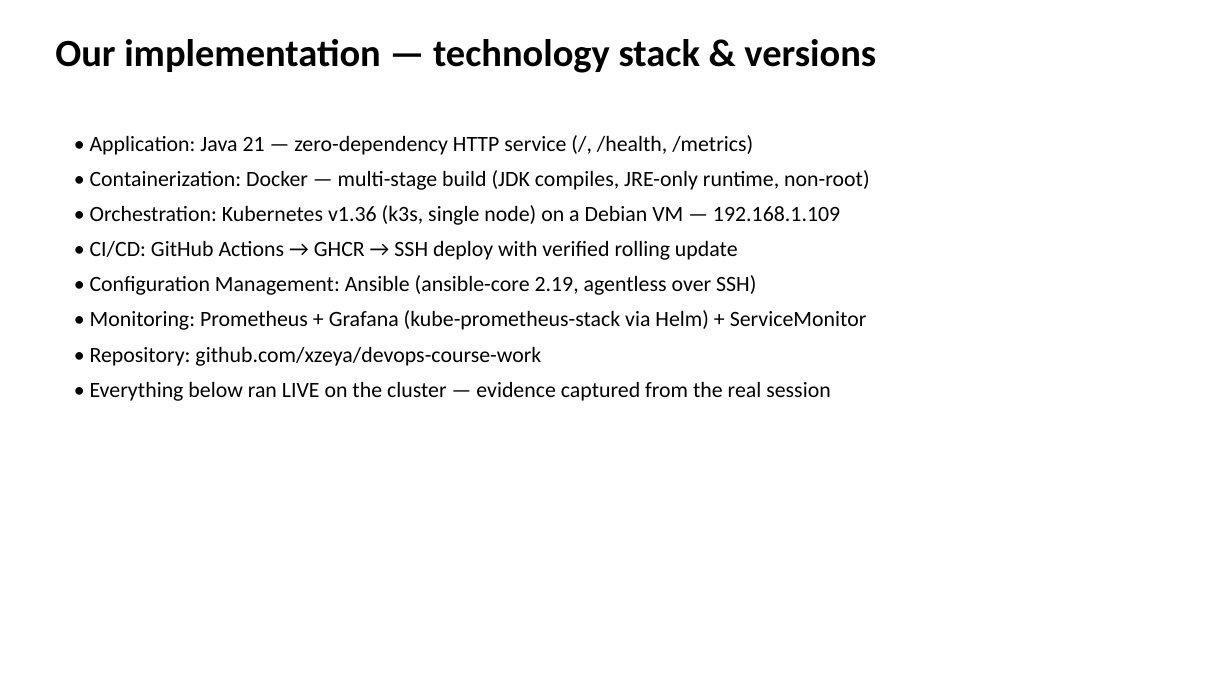
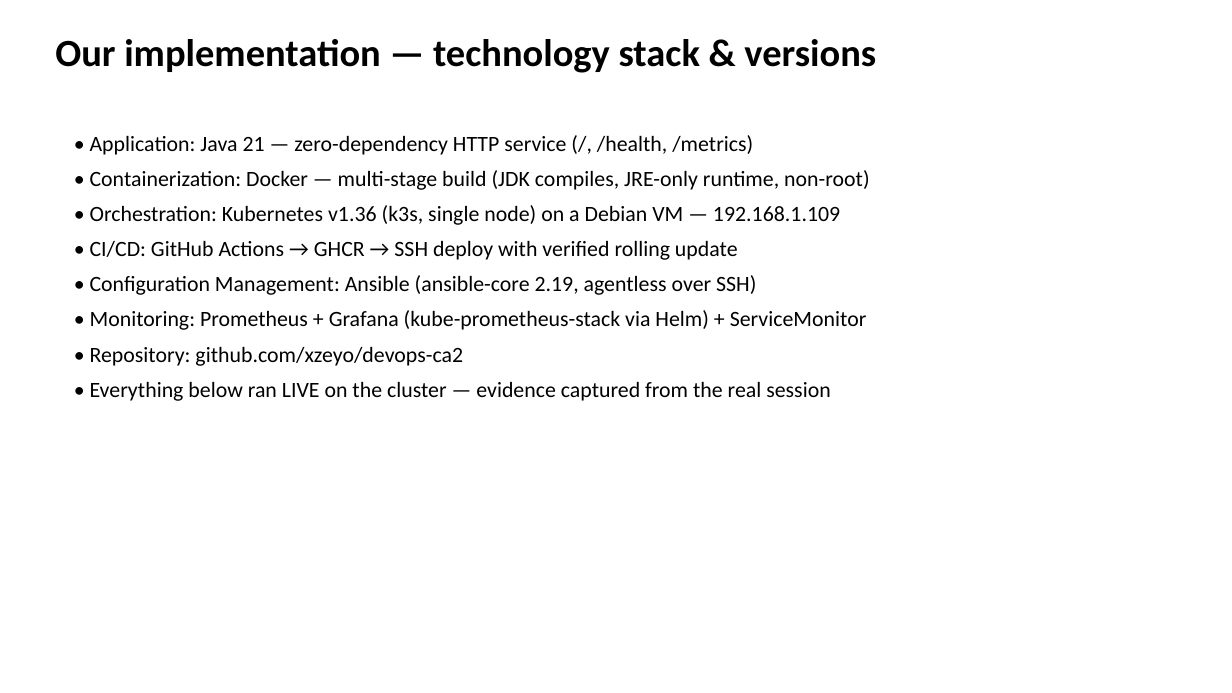
Before and after one commit to xzeyo/devops-ca2, a slide deck: slide 9 of docs/DevOps_CA2_Case_Study.pptx. Drawn at 1232x693 pixels with LibreOffice and Linux fonts; fonts in the diff are those of the drawing. Boxes give left, top, right and bottom in pixels: in the first picture for what was removed or moved away, otherwise in the second. Text is boxed around its words. In the diff, an @@ line names an element or a change of style, - is before the commit and + after.

```diff
--- a/docs/DevOps_CA2_Case_Study.pptx
+++ b/docs/DevOps_CA2_Case_Study.pptx
@@ text at box(90, 347, 463, 366): text changed @@
-• Repository: github.com/xzeya/devops-course-work
+• Repository: github.com/xzeyo/devops-ca2
```
Also in this commit, not shown: 1 other slide changed, 2 other files.
